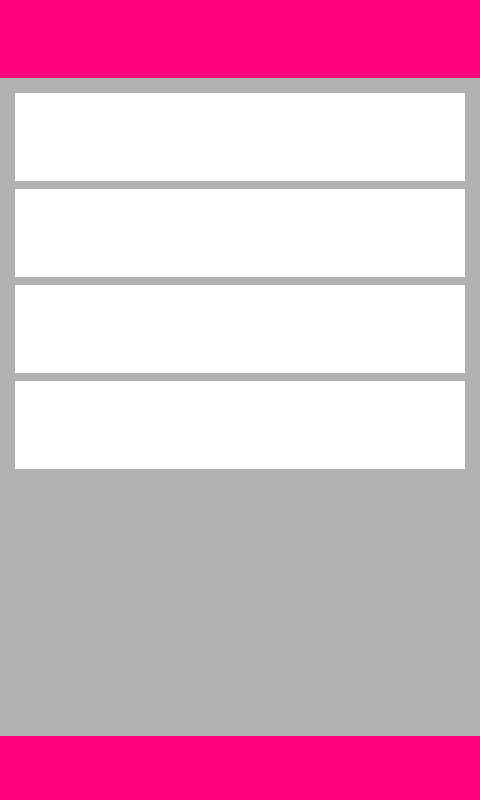
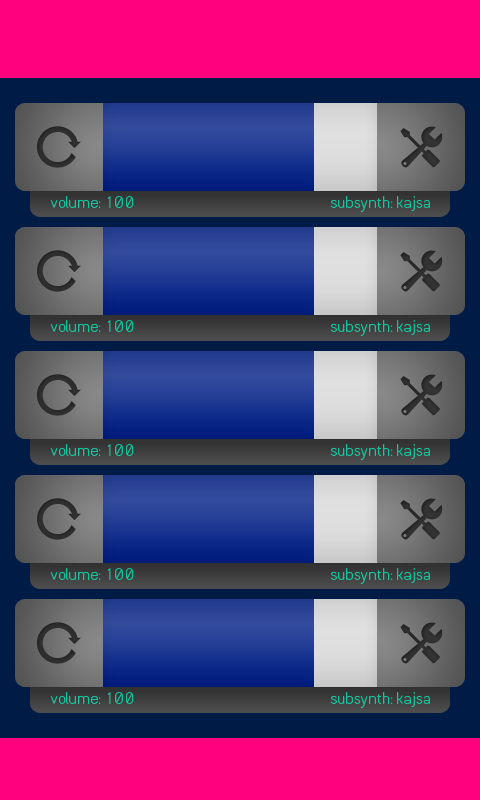
Two versions of the same layered image (480 × 800). Layer-by-layer changes:
painted on "Layer 1 copy" over box(0, 736, 480, 738)
removed group "Instruments" (4 layers) over box(15, 93, 465, 469)
added layer "Layer 8 copy 4" above "Layer 8 copy 3" over box(15, 599, 465, 713)
added layer "Layer 8 copy 3" above "Layer 8 copy 2" over box(15, 475, 465, 589)
renamed "Layer 3 copy 3" to "Layer 8 copy 2", moved it out of group "Instruments", painted on it over box(15, 351, 465, 469)
renamed "Layer 3 copy 2" to "Layer 8 copy", moved it out of group "Instruments", painted on it over box(15, 227, 465, 373)
renamed "Layer 3 copy" to "Layer 8", moved it out of group "Instruments", painted on it over box(15, 103, 465, 277)
removed layer "Layer 3" from group "Instruments" over box(15, 93, 465, 181)
painted on "Layer 2" over box(0, 78, 480, 738)
